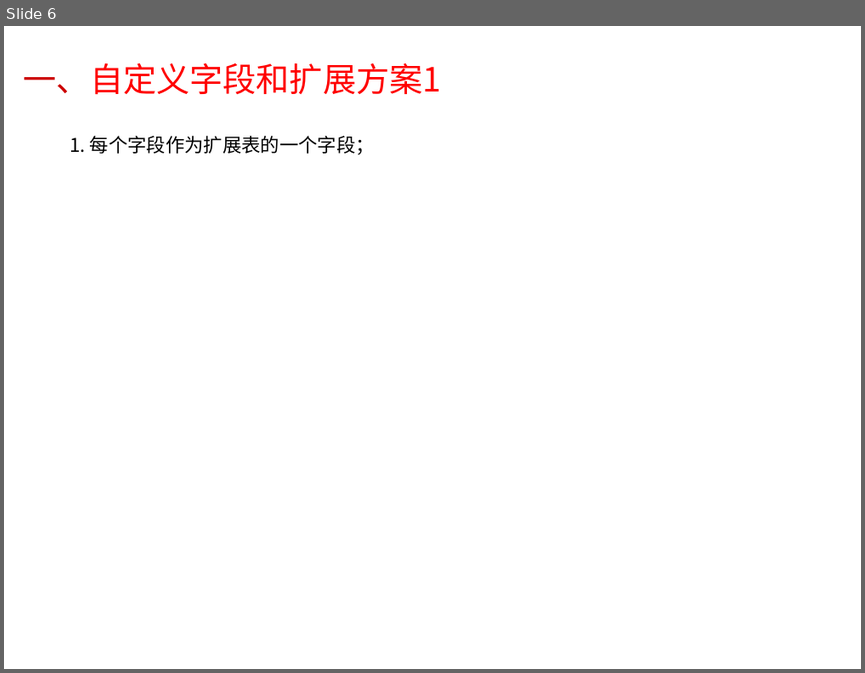
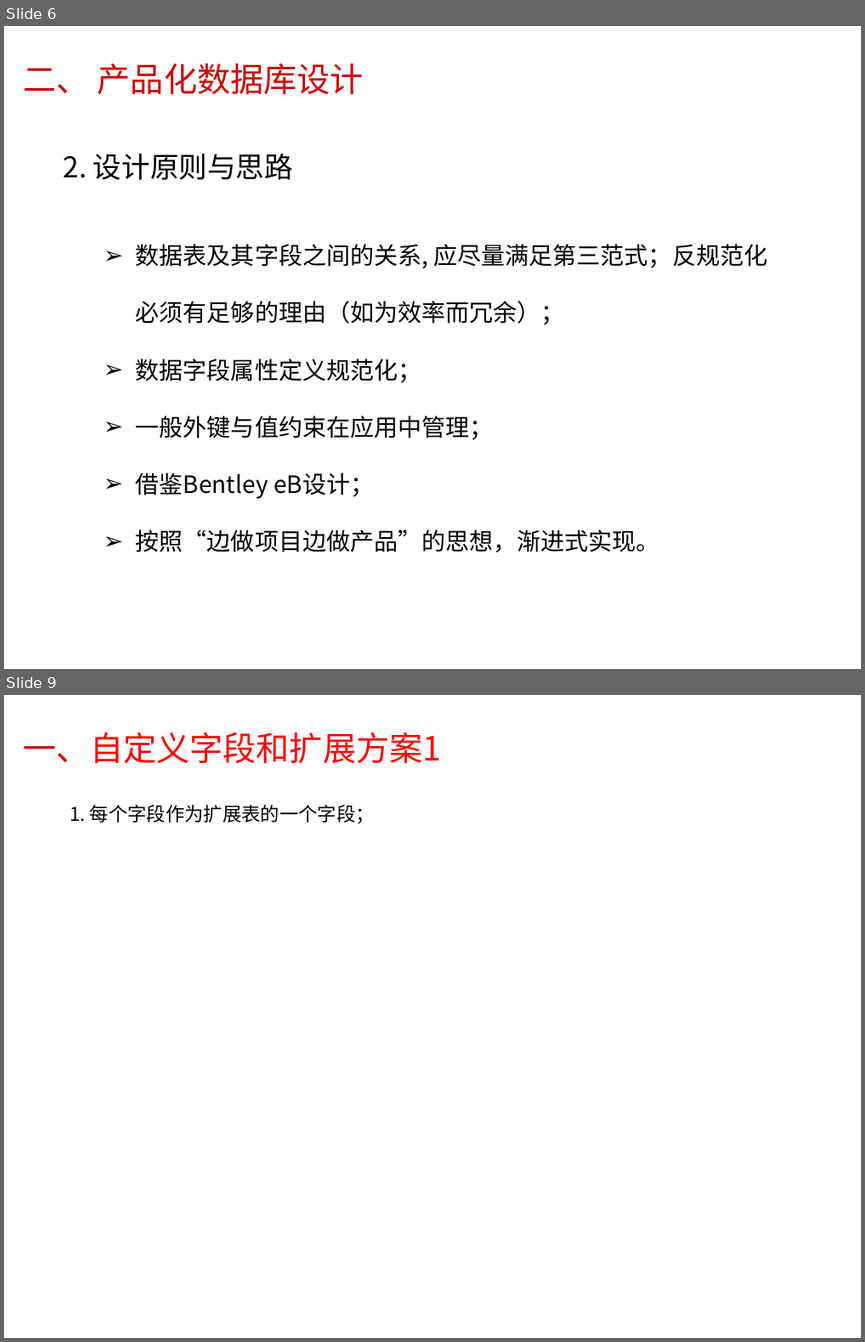
Before and after one commit to rxchl/SyncDoc, a slide deck: 数据库设计/公路养护数据库设计思路.pptx. Shown one above the other, each under a label of ours: slide 6 before the commit, slides 6 and 9 after it; the slides between them are not shown. The pictures are 865x673 and 865x1342 pixels, drawn with LibreOffice and Linux fonts; fonts in the diff are those of the drawing; background and template pictures are left out. Boxes give left, top, right and bottom in pixels: in the first picture for what was removed or moved away, otherwise in the second. Text is boxed around its words. In the diff, an @@ line names an element or a change of style, - is before the commit and + after.

```diff
--- a/数据库设计/公路养护数据库设计思路.pptx
+++ b/数据库设计/公路养护数据库设计思路.pptx
@@ slide 6 added at bbox=[4, 26, 861, 669], background picture (left out) @@
@@ title added at bbox=[24, 63, 364, 95], 28 pt, text #CC0000 @@
+二、 产品化数据库设计
@@ text added at bbox=[63, 154, 293, 180], 24 pt, text #000000 @@
+2. 设计原则与思路
@@ text added at bbox=[136, 244, 768, 552], 20 pt, text #000000 @@
+➢ 数据表及其字段之间的关系, 应尽量满足第三范式；反规范化必须有足够的理由（如为效率而冗余）；
+➢ 数据字段属性定义规范化；
+➢ 一般外键与值约束在应用中管理；
+➢ 借鉴Bentley eB设计；
+➢ 按照“边做项目边做产品”的思想，渐进式实现。
@@ what was slide 6 is now slide 9 @@
```
Also in this commit, not shown: 4 slides changed, 2 other slides added, 5 other files.
